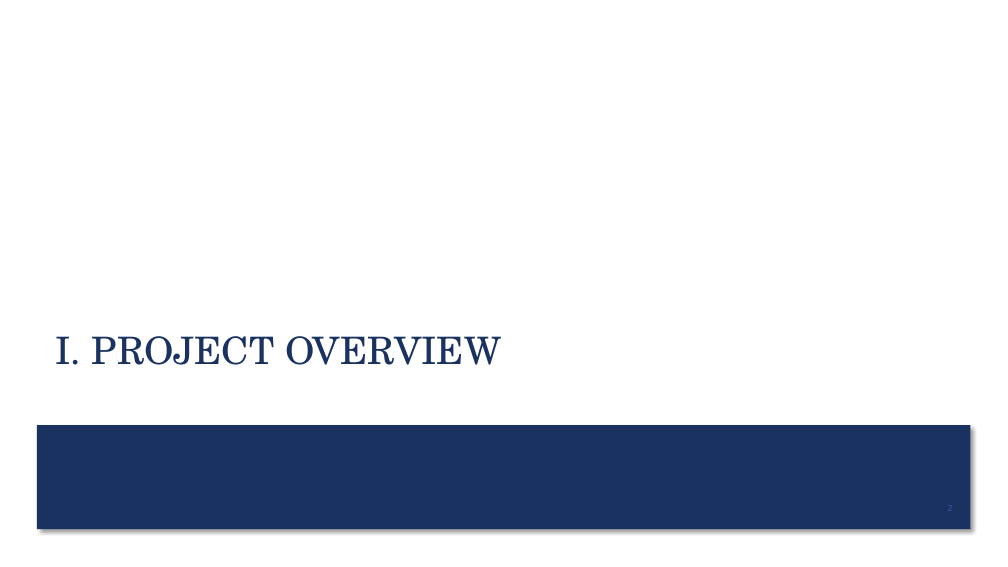
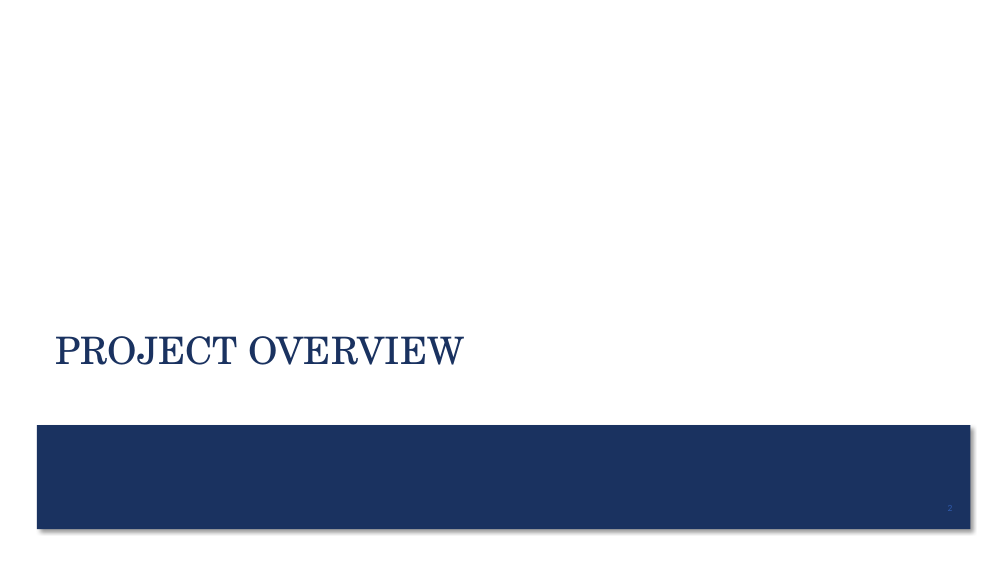
Before and after one commit to suesuyeonlim/final_project, a slide deck: slide 2 of Presentation.pptx. Drawn at 1008x567 pixels with LibreOffice and Linux fonts; fonts in the diff are those of the drawing. Boxes give left, top, right and bottom in pixels: in the first picture for what was removed or moved away, otherwise in the second. Text is boxed around its words. In the diff, an @@ line names an element or a change of style, - is before the commit and + after.

```diff
--- a/Presentation.pptx
+++ b/Presentation.pptx
@@ title at box(56, 336, 465, 365): text changed @@
-I. PROJECT OVERVIEW
+PROJECT OVERVIEW
```
Also in this commit, not shown: 6 other slides changed, 1 other file.
